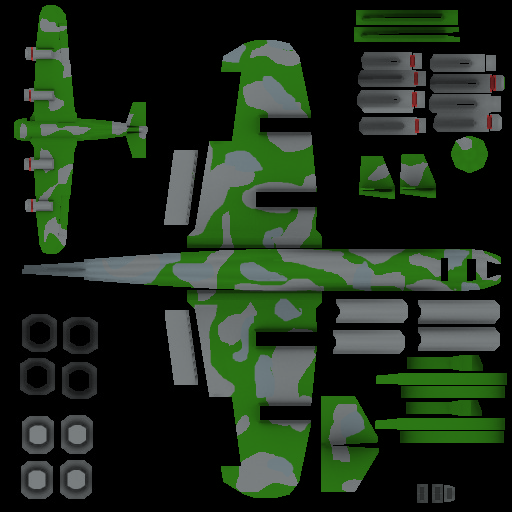
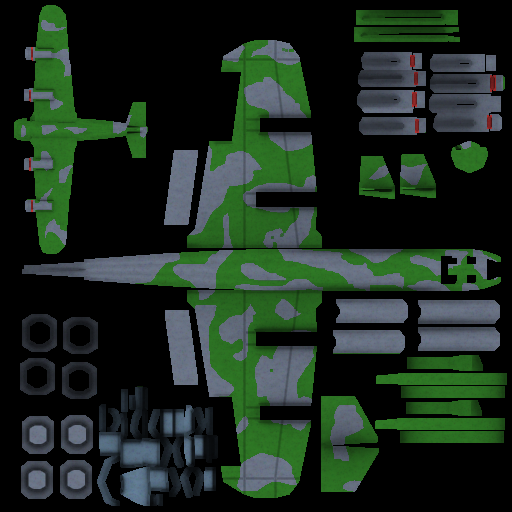
The second 512 × 512 image is a revision of the first. Changes to its layers:
painted on "Clipboard" over (8, 0, 512, 506)
added layer "Noise" (multiply) above "Details" over (8, 0, 512, 506)
added layer "Details" (multiply) above "Background" over (222, 40, 300, 498)
painted on "Background" over (8, 0, 512, 506)
